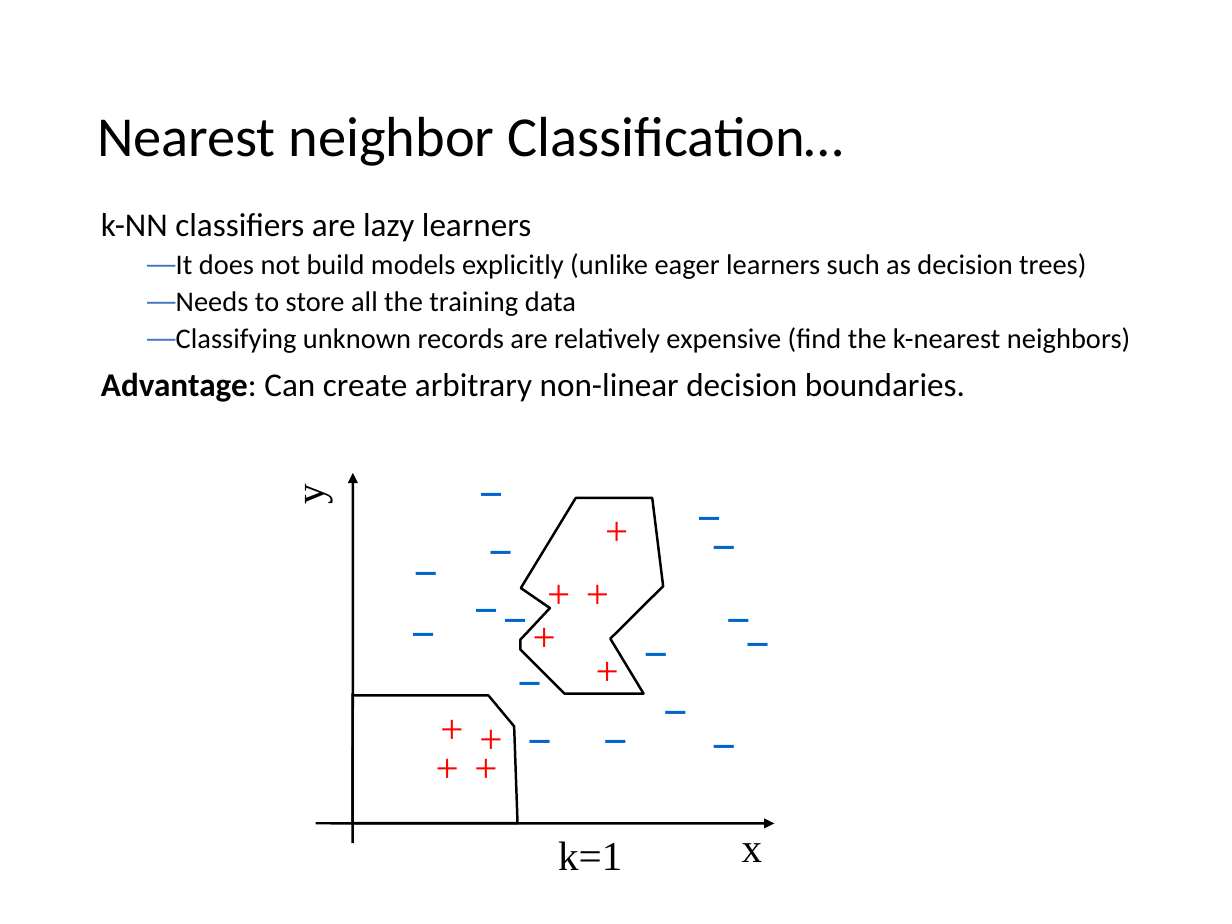
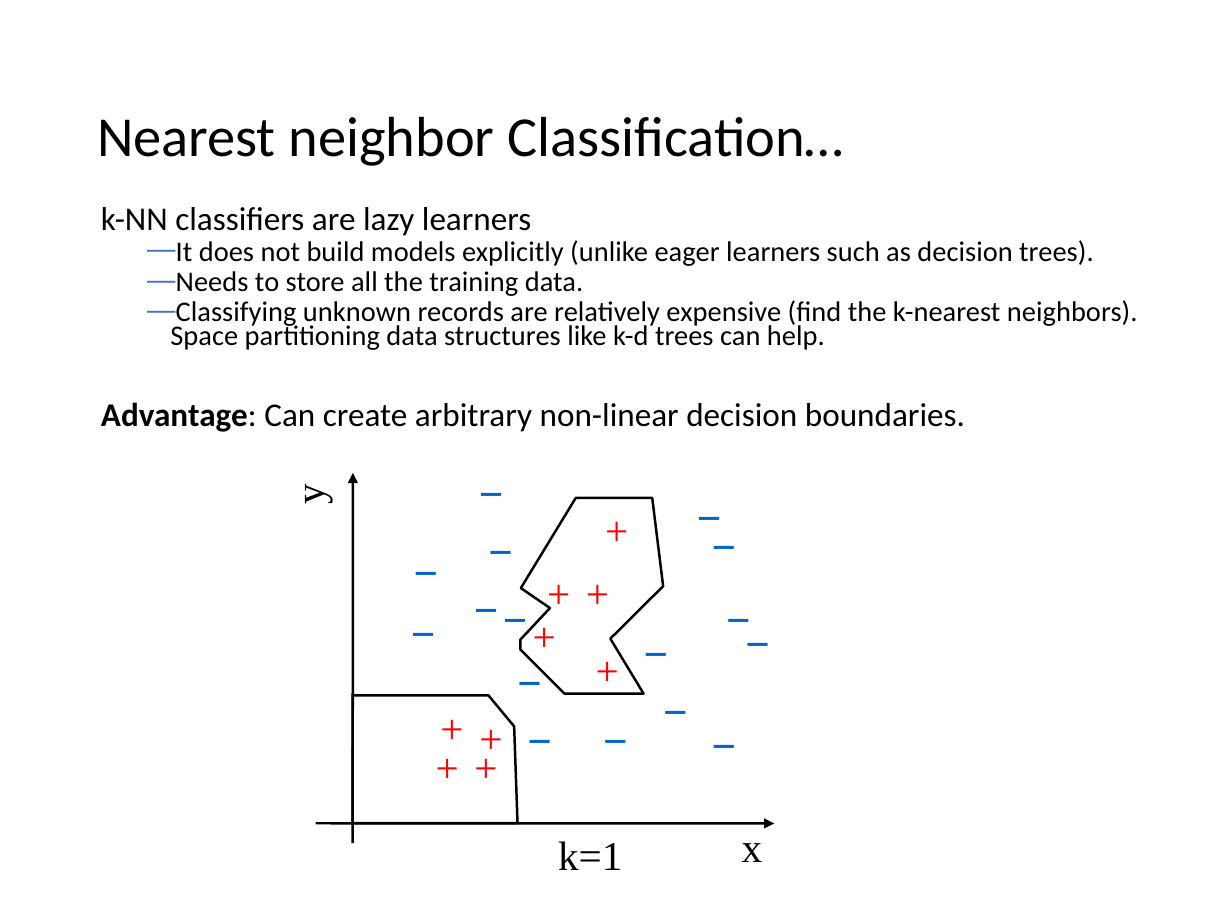
Before and after one commit to mhahsler/Introduction_to_Data_Mining_R_Examples, a slide deck: slide 37 of slides/chap4_alternative_classification.pptx. Drawn at 1232x924 pixels with LibreOffice and Linux fonts; fonts in the diff are those of the drawing. Boxes give left, top, right and bottom in pixels: in the first picture for what was removed or moved away, otherwise in the second. Text is boxed around its words. In the diff, an @@ line names an element or a change of style, - is before the commit and + after.

```diff
--- a/slides/chap4_alternative_classification.pptx
+++ b/slides/chap4_alternative_classification.pptx
@@ text at <box>101,207,965,432</box>: line spacing 0.9 to 0.7 @@
@@ text at <box>170,240,1138,350</box>: text changed @@
-  — It does not build models explicitly (unlike eager learners such as decision trees)
-  — Needs to store all the training data
-  — Classifying unknown records are relatively expensive (find the k-nearest neighbors)
+  — It does not build models explicitly (unlike eager learners such as decision trees).
+  — Needs to store all the training data.
+  — Classifying unknown records are relatively expensive (find the k-nearest neighbors). Space partitioning data structures like k-d trees can help.
```
Also in this commit, not shown: 11 other slides changed, 1 other file.
